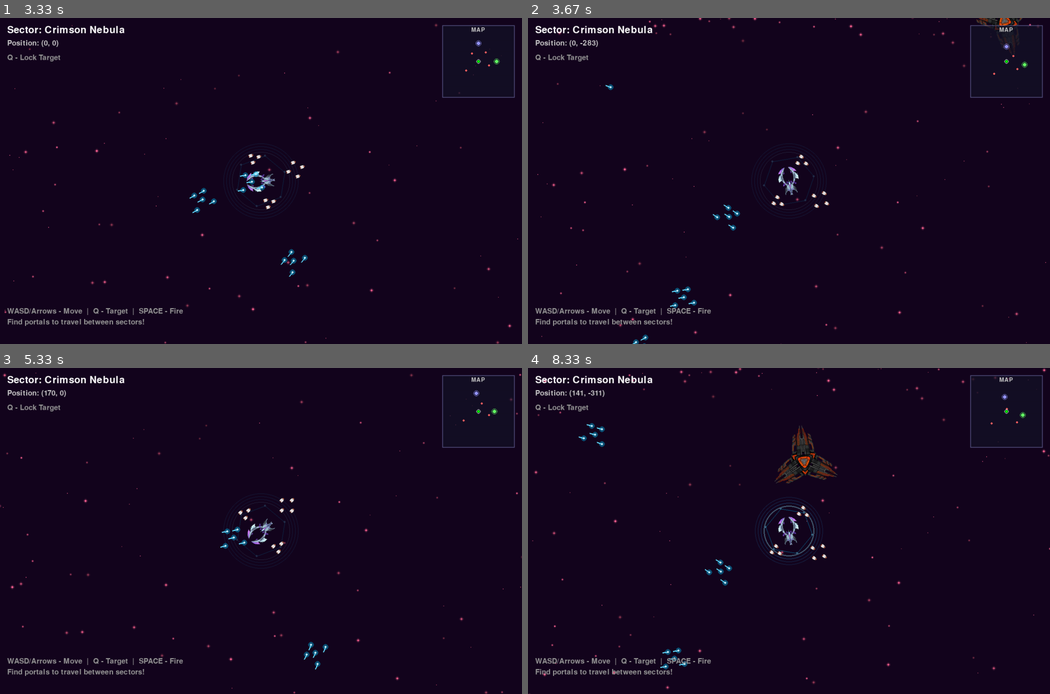
Above: before the commit, frames 1-4 (two rows, left to right).
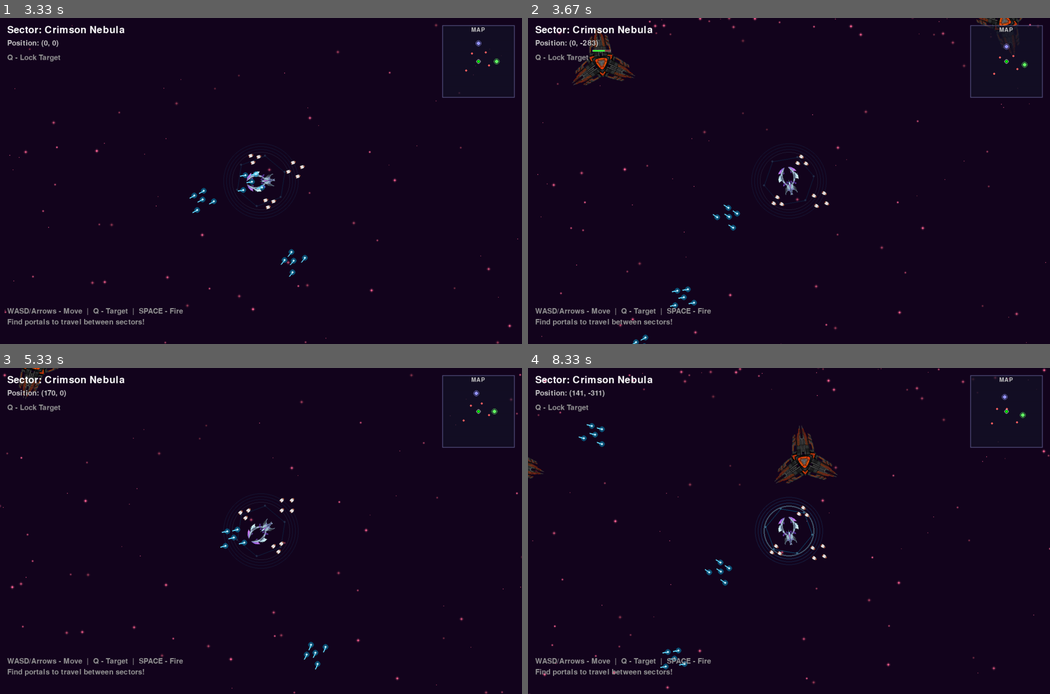
Above: after the commit, the same moments.

Repository: EvoGitH/Pygame-Space-Invader
Game: pygame game, started from Space-Explorer-Game.py
Same seed, same stepped clock (60 frames per second), same inputs: the game is played once before the commit and once after it.
Inputs:
- Up to frame 1 (3.33 s): tap Space at 0.33, 0.73, 1.03, 1.23, 1.57, 1.87, 2.07, 2.37, 2.63, 2.97, 3.27 s; hold Right 0.67-1.13 s; hold Up 1.17-1.47 s; hold Right 1.5-1.97 s; hold Left 2-2.53 s; hold Down 2.57-2.87 s; hold Left 2.9-3.3 s
- Up to frame 2 (3.67 s): hold Up from 3.33 s (still down); tap Space at 3.4 s
- Up to frame 3 (5.33 s): release Up at 3.7 s; hold Right 3.73-4.37 s; tap Space at 3.8, 4.1, 4.47, 4.87, 5.17 s; hold Down 4.4-4.77 s; hold Left 4.8-5.27 s; hold Right from 5.3 s (still down)
- Up to frame 4 (8.33 s): tap Space at 5.37, 5.67, 5.87, 6.2, 6.5, 6.7, 7, 7.27, 7.6, 7.9, 8.03 s; release Right at 5.77 s; hold Up 5.8-6.1 s; hold Right 6.13-6.6 s; hold Left 6.63-7.17 s; hold Down 7.2-7.5 s; hold Left 7.53-7.93 s; hold Up from 7.97 s (still down)

Frame 1 is identical in both runs. In frame 2, 0.7% of the frame differs, in the area x 8-91%, y 2-23%; in frame 3, 0.2%; in frame 4, less than 0.1%.

Commit message:
Increase enemy health to make combat more challenging
Increased ENEMY_MAX_HEALTH from 100 to 400 HP, making enemies 4x tankier.
This requires players to land more hits and engage in longer battles,
creating more challenging and engaging combat encounters.

🤖 Generated with [Claude Code](https://claude.com/claude-code)

Co-Authored-By: Claude <noreply@anthropic.com>

Diff:
--- a/Space-Explorer-Game.py
+++ b/Space-Explorer-Game.py
@@ -36,7 +36,7 @@
 # Enemy Constants
 ENEMY_SPEED = 100
 ENEMY_SIZE = 15
-ENEMY_MAX_HEALTH = 100
+ENEMY_MAX_HEALTH = 400
 ENEMY_MIN_ROTATION_SPEED = 50
 ENEMY_MAX_ROTATION_SPEED = 150
 
